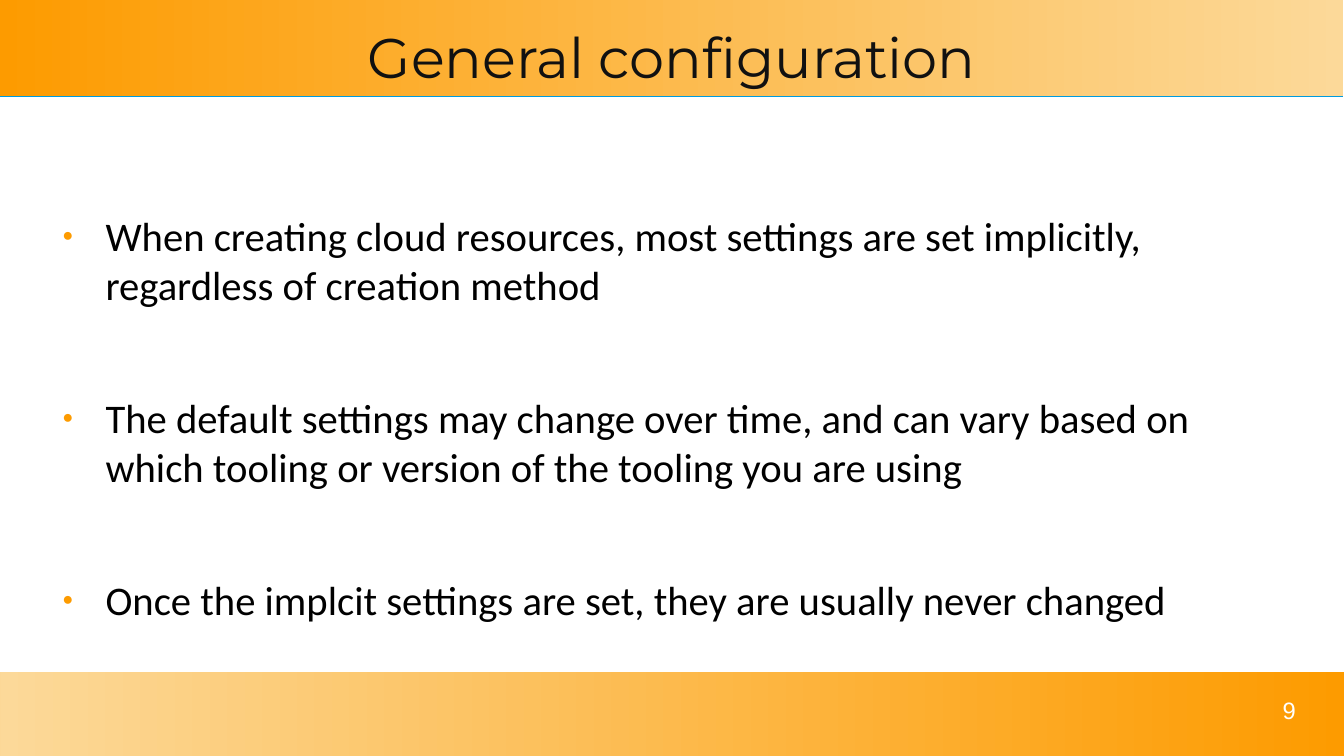
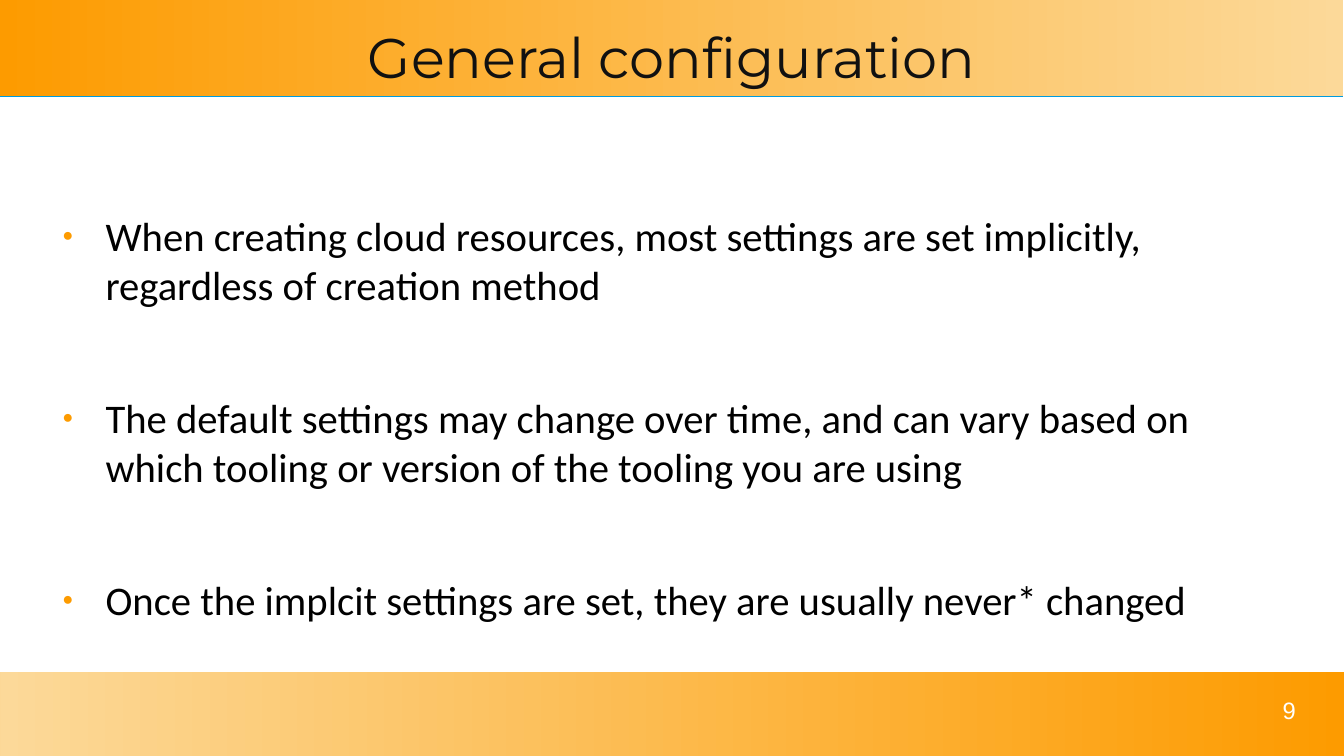
Before and after one commit to solomson/solom.tech, a slide deck: slide 9 of assets/talks/tdc2024.odp. Drawn at 1344x756 pixels with LibreOffice and Linux fonts; fonts in the diff are those of the drawing. Boxes give left, top, right and bottom in pixels: in the first picture for what was removed or moved away, otherwise in the second. Text is boxed around its words. In the diff, an @@ line names an element or a change of style, - is before the commit and + after.

```diff
--- a/assets/talks/tdc2024.odp
+++ b/assets/talks/tdc2024.odp
@@ text at (x1=106, y1=586, x2=1186, y2=622): text changed @@
-● Once the implcit settings are set, they are usually never changed
+● Once the implcit settings are set, they are usually never* changed
```
Also in this commit, not shown: 8 other slides changed, 3 slides removed, 3 other files.
